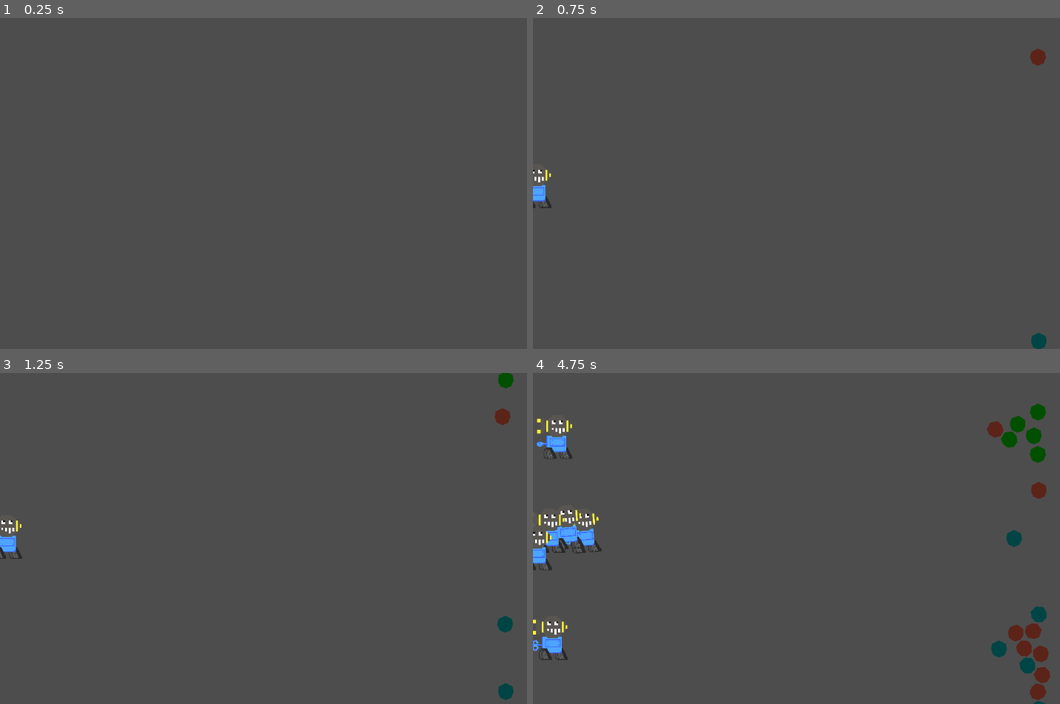
Above: before the commit, frames 1-4 (two rows, left to right).
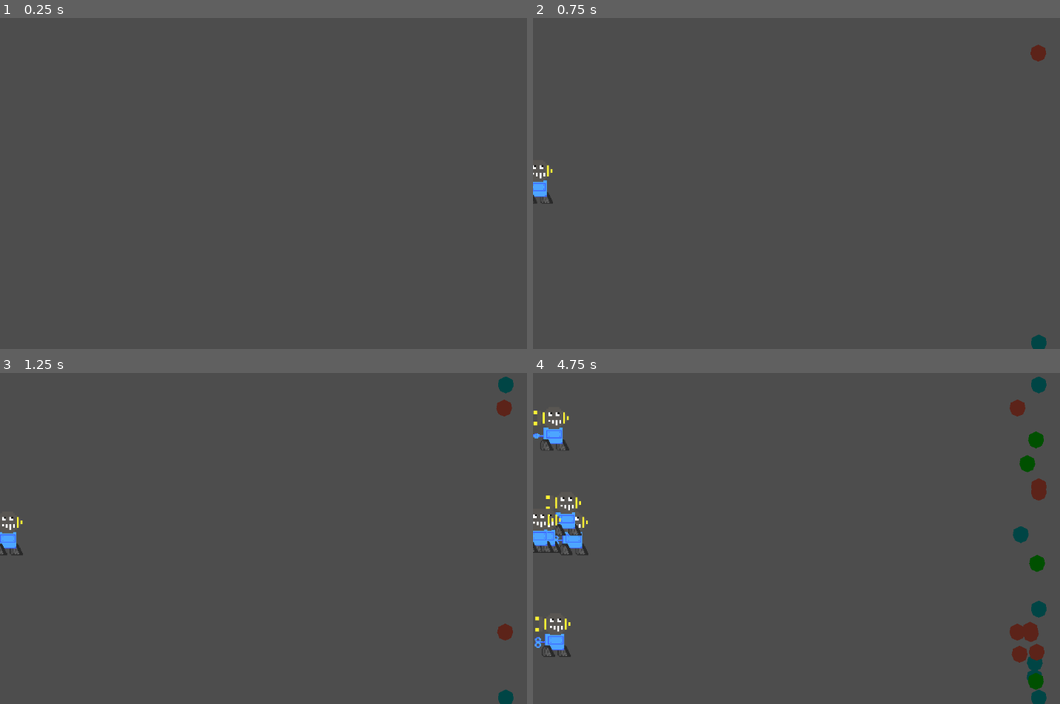
Above: after the commit, the same moments.

Repository: EctoCandy/Toy-Making-Game
Game: Godot game, scene res://Scenes/lanes_proto_main.tscn
Two runs of this game, one before a commit and one after it. Both use one fixed random seed, a clock stepped at 60 frames per second and the inputs below.
Inputs (mouse positions are in pixels of both pictures, inside the frame that each line leads up to):
- Up to frame 1 (0.25 s): no input
- Up to frame 2 (0.75 s): move the mouse to (959, 166) at 0.52 s; press the mouse at (959, 166) at 0.53 s
- Up to frame 3 (1.25 s): no input
- Up to frame 4 (4.75 s): release the mouse at (959, 521) at 1.25 s; drag from (712, 555) to (828, 429) at 1.27 s; move the mouse to (886, 465) at 2.02 s; press the mouse at (886, 465) at 2.03 s; release the mouse at (886, 465) at 2.75 s; drag from (796, 604) to (648, 488) at 2.77 s; move the mouse to (1007, 588) at 3.52 s; press the mouse at (1007, 588) at 3.53 s; release the mouse at (1007, 588) at 4.25 s; drag from (648, 488) to (828, 647) at 4.27 s

Frame 1 is identical in both runs. In frame 2, 0.4% of the frame differs, in the area x 0-98%, y 8-100%; in frame 3, 0.9%; in frame 4, 4.4%, in the area x 0-99%, y 1-100%.

Commit message:
WIP Reworked Lane Battling
Started reworking lane battling to prevent enemies from slipping past player units. Looking for feedback!!

Diff:
--- a/Scenes/basic_enemy.tscn
+++ b/Scenes/basic_enemy.tscn
@@ -3,20 +3,16 @@
 [ext_resource type="Script" uid="uid://bbbwdm5ig2tq3" path="res://Scripts/basic_enemy.gd" id="1_lnkmd"]
 [ext_resource type="PackedScene" uid="uid://4t183y78j406" path="res://Scenes/health_bar.tscn" id="2_fecjr"]
 
-[sub_resource type="CircleShape2D" id="CircleShape2D_my7ai"]
-radius = 17.117243
+[sub_resource type="RectangleShape2D" id="RectangleShape2D_0hy33"]
+size = Vector2(31, 35)
 
-[node name="BasicEnemy" type="RigidBody2D" unique_id=1349566713]
+[node name="BasicEnemy" type="CharacterBody2D" unique_id=81649490 groups=["Enemies"]]
 collision_layer = 2
-collision_mask = 3
-mass = 0.1
-gravity_scale = 0.0
-contact_monitor = true
-max_contacts_reported = 7
 script = ExtResource("1_lnkmd")
 
 [node name="CollisionShape2D" type="CollisionShape2D" parent="." unique_id=489891610]
-shape = SubResource("CircleShape2D_my7ai")
+position = Vector2(-0.5, 0.5)
+shape = SubResource("RectangleShape2D_0hy33")
 
 [node name="Polygon2D" type="Polygon2D" parent="." unique_id=907939166]
 self_modulate = Color(0.43134022, 0.43134025, 0.43134025, 1)
@@ -27,14 +23,15 @@
 wait_time = 0.1
 
 [node name="HealthBarPivot" type="Node2D" parent="." unique_id=705748251]
+visible = false
 
 [node name="HealthBar" parent="HealthBarPivot" unique_id=1347073494 node_paths=PackedStringArray("unit") instance=ExtResource("2_fecjr")]
-visible = false
 offset_left = -18.0
 offset_top = -32.0
 offset_right = 17.0
 offset_bottom = -25.0
 unit = NodePath("../..")
 
-[connection signal="body_exited" from="." to="." method="_on_body_exited"]
+[node name="Sprite" type="Sprite2D" parent="." unique_id=129733634]
+
 [connection signal="timeout" from="AttackCooldown" to="." method="_on_attack_cooldown_timeout"]
--- a/Scenes/basic_player_unit.tscn
+++ b/Scenes/basic_player_unit.tscn
@@ -7,8 +7,8 @@
 [ext_resource type="Texture2D" uid="uid://c86sbraccobbm" path="res://Assets/Art/ToyCrankSpritesheet.png" id="3_w52iy"]
 [ext_resource type="Texture2D" uid="uid://bsc6k8joigrk6" path="res://Assets/Art/TankTreads.png" id="5_pxdfh"]
 
-[sub_resource type="CircleShape2D" id="CircleShape2D_my7ai"]
-radius = 17.117243
+[sub_resource type="RectangleShape2D" id="RectangleShape2D_fecjr"]
+size = Vector2(46, 180)
 
 [sub_resource type="AtlasTexture" id="AtlasTexture_pxdfh"]
 atlas = ExtResource("3_w52iy")
@@ -74,18 +74,17 @@
 "speed": 8.0
 }]
 
-[node name="BasicPlayerUnit" type="RigidBody2D" unique_id=1349566713]
-collision_mask = 3
-mass = 0.1
-gravity_scale = 0.0
-contact_monitor = true
-max_contacts_reported = 7
+[node name="BasicPlayerUnit" type="CharacterBody2D" unique_id=1107863713]
+y_sort_enabled = true
+collision_mask = 2
 script = ExtResource("1_oovt2")
 
 [node name="CollisionShape2D" type="CollisionShape2D" parent="." unique_id=489891610]
-shape = SubResource("CircleShape2D_my7ai")
+position = Vector2(0, -1)
+shape = SubResource("RectangleShape2D_fecjr")
 
 [node name="Polygon2D" type="Polygon2D" parent="." unique_id=907939166]
+visible = false
 color = Color(0.23810166, 0.26133683, 0.27383968, 1)
 polygon = PackedVector2Array(-13.262101, -9.818968, 9.536743e-07, -16.45002, 13.262109, -9.818968, 15.472455, 1.2327856, 11.051755, 12.284538, 9.536743e-07, 16.981533, -11.051751, 12.284538, -16, 1)
 
@@ -101,32 +100,36 @@
 offset_bottom = -24.0
 unit = NodePath("../..")
 
-[node name="Sprites" type="Node2D" parent="." unique_id=1312190282]
+[node name="Sprite" type="Node2D" parent="." unique_id=1312190282]
 
-[node name="TreadSpriteR" type="Sprite2D" parent="Sprites" unique_id=707859760]
+[node name="TreadSpriteR" type="Sprite2D" parent="Sprite" unique_id=707859760]
 z_as_relative = false
+y_sort_enabled = true
 position = Vector2(18.999998, 18)
 scale = Vector2(0.4, 0.4)
 texture = ExtResource("5_pxdfh")
 
-[node name="CrankSprite" type="AnimatedSprite2D" parent="Sprites" unique_id=1837397419]
+[node name="CrankSprite" type="AnimatedSprite2D" parent="Sprite" unique_id=1837397419]
+y_sort_enabled = true
 position = Vector2(-36.999996, 0)
 scale = Vector2(0.4, 0.4)
 sprite_frames = SubResource("SpriteFrames_g4v7s")
 
-[node name="BodySprite" type="Sprite2D" parent="Sprites" unique_id=1967644059]
+[node name="BodySprite" type="Sprite2D" parent="Sprite" unique_id=1967644059]
+y_sort_enabled = true
 scale = Vector2(0.4, 0.4)
 texture = ExtResource("3_4stia")
 
-[node name="TreadSpriteL" type="Sprite2D" parent="Sprites" unique_id=1169312529]
+[node name="TreadSpriteL" type="Sprite2D" parent="Sprite" unique_id=1169312529]
+y_sort_enabled = true
 position = Vector2(-12, 18)
 scale = Vector2(0.4, 0.4)
 texture = ExtResource("5_pxdfh")
 
-[node name="HeadSprite" type="Sprite2D" parent="Sprites" unique_id=688149783]
+[node name="HeadSprite" type="Sprite2D" parent="Sprite" unique_id=688149783]
+y_sort_enabled = true
 position = Vector2(2, -35)
 scale = Vector2(0.45, 0.45)
 texture = ExtResource("3_0hy33")
 
-[connection signal="body_exited" from="." to="." method="_on_body_exited"]
 [connection signal="timeout" from="AttackCooldown" to="." method="_on_attack_cooldown_timeout"]
--- a/Scenes/lanes_proto_main.tscn
+++ b/Scenes/lanes_proto_main.tscn
@@ -41,6 +41,7 @@
 curve = SubResource("Curve2D_8ok3p")
 
 [node name="PlayerUnitPath" type="Path2D" parent="Lane1" unique_id=1962107610]
+y_sort_enabled = true
 position = Vector2(0, 3.335)
 curve = SubResource("Curve2D_a60md")
 
--- a/Scripts/basic_player_unit.gd
+++ b/Scripts/basic_player_unit.gd
@@ -4,7 +4,7 @@
 
 func _ready() -> void:
 	super._ready()
-	$Sprites/CrankSprite.play()
+	$Sprite/CrankSprite.play()
 
 func set_up_encounter_mask():
 	encounter_collision_mask = 2
--- a/Scripts/health_bar.gd
+++ b/Scripts/health_bar.gd
@@ -1,11 +1,12 @@
 extends TextureProgressBar
 
-@export var unit : Node2D
+@export var unit : Unit
 
 var pivot
 
 
 func _ready():
+
 	unit.health_changed.connect(update_health_bar)
 
 	pivot = get_parent()
--- a/Scripts/lane.gd
+++ b/Scripts/lane.gd
@@ -31,5 +31,8 @@
 
 	var spawn_position = new_path_follow.find_child("Guide").global_position
 
-	spawn_position.y += randf_range(-SPAWN_RANGE, SPAWN_RANGE)
+
+	if new_unit.is_in_group("Enemies"):
+		spawn_position.y += randf_range(-SPAWN_RANGE, SPAWN_RANGE)
+	new_unit.get_node("Sprite").position.y += randf_range(-60.0, 60.0)
 	new_unit.global_position = spawn_position
--- a/Scripts/main.gd
+++ b/Scripts/main.gd
@@ -24,6 +24,7 @@
 		2 : lane_2,
 		3 : lane_3,
 	}
+	print(BASIC_ENEMY)
 
 
 func _input(event: InputEvent) -> void:
--- a/Scripts/unit.gd
+++ b/Scripts/unit.gd
@@ -1,4 +1,4 @@
-extends RigidBody2D
+extends CharacterBody2D
 class_name Unit
 
 ## /!\ The unit movement is divided between this script and unit_path_follow.gd
@@ -12,7 +12,7 @@
 signal health_changed
 
 @export var max_health := 100.0
-@export var mov_speed := 0.6
+@export var mov_speed := 20.0 # was: 0.6
 @export var follow_strength := 10
 @export var max_follow_range := 70.0
 @export var reconnecting_range := 50.0
@@ -87,28 +87,34 @@
 
 
 func _physics_process(_delta: float) -> void:
-	var bodies_intersecting = get_colliding_bodies()
+	# var bodies_intersecting = get_colliding_bodies()
 	enemies_in_range.clear()
 
-	for i in bodies_intersecting.size():
-		if bodies_intersecting[i].collision_layer == encounter_collision_mask:
-			enemies_in_range.append(bodies_intersecting[i])
+	velocity = global_position.direction_to(target_pos)
+	velocity *= mov_speed * _delta
+	velocity.y = 0
+	move_and_collide(velocity)
 
-# bug : if rigidbody very far from "guide", starts spinning healthbar
-func get_target_force(state :PhysicsDirectBodyState2D, origin, target):
-	var norm_direction = origin.direction_to(target)
-	var local_mov_speed = minf(mov_speed, origin.distance_to(target))
-	var velocity = local_mov_speed * norm_direction / state.step
-
-	# Decreasing y axis vel so the unit is pulled more towards the end than
-	# the center of the lane
-	velocity.y = velocity.y / 2
-
-	state.linear_velocity = velocity
+	# for i in bodies_intersecting.size():
+	# 	if bodies_intersecting[i].collision_layer == encounter_collision_mask:
+	# 		enemies_in_range.append(bodies_intersecting[i])
 
 
-func _integrate_forces(state: PhysicsDirectBodyState2D) -> void:
-	get_target_force(state, global_position, target_pos)
+## bug : if rigidbody very far from "guide", starts spinning healthbar
+#func get_target_force(state :PhysicsDirectBodyState2D, origin, target):
+	#var norm_direction = origin.direction_to(target)
+	#var local_mov_speed = minf(mov_speed, origin.distance_to(target))
+	#var velocity = local_mov_speed * norm_direction / state.step
+	#
+	## Decreasing y axis vel so the unit is pulled more towards the end than
+	## the center of the lane
+	#velocity.y = velocity.y / 2
+	#
+	#state.linear_velocity = velocity
+
+
+#func _integrate_forces(state: PhysicsDirectBodyState2D) -> void:
+	#get_target_force(state, global_position, target_pos)
 
 
 func unit_encounter(enemies: Array):
--- a/Scripts/unit_path_follow.gd
+++ b/Scripts/unit_path_follow.gd
@@ -5,7 +5,7 @@
 @export var speed = 0.02
 
 var is_stopped := false
-var unit : RigidBody2D
+var unit : CharacterBody2D
 
 
 func _process(delta: float) -> void:
--- a/project.godot
+++ b/project.godot
@@ -14,6 +14,10 @@
 run/main_scene="uid://c7monp53ajy5i"
 config/features=PackedStringArray("4.7", "Forward Plus")
 config/icon="res://icon.svg"
+
+[global_group]
+
+Enemies="group for enemies"
 
 [input]
 
